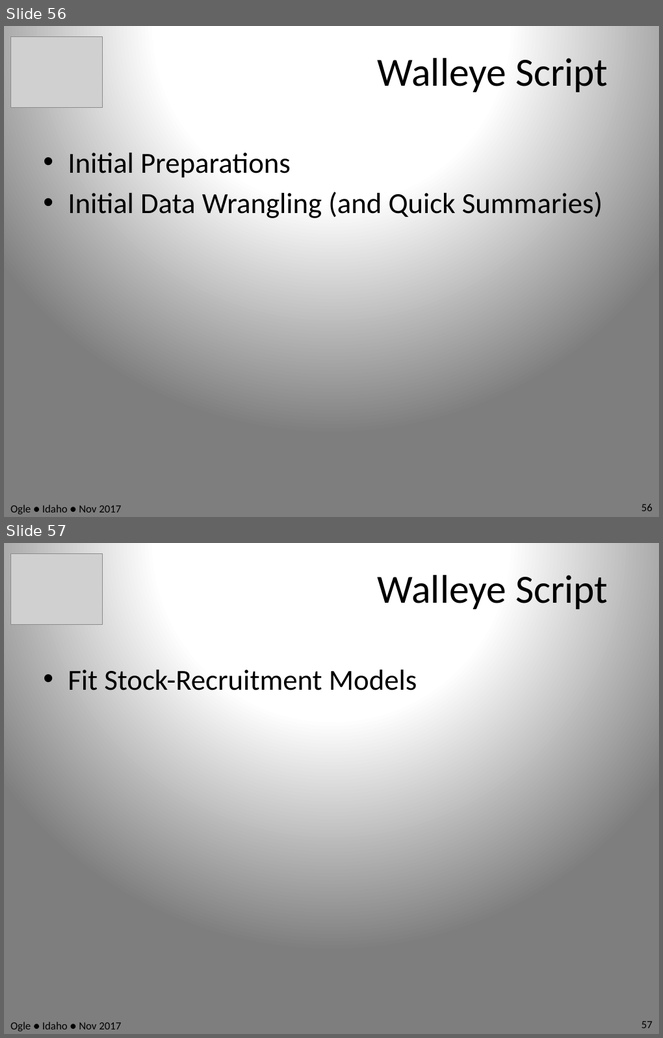
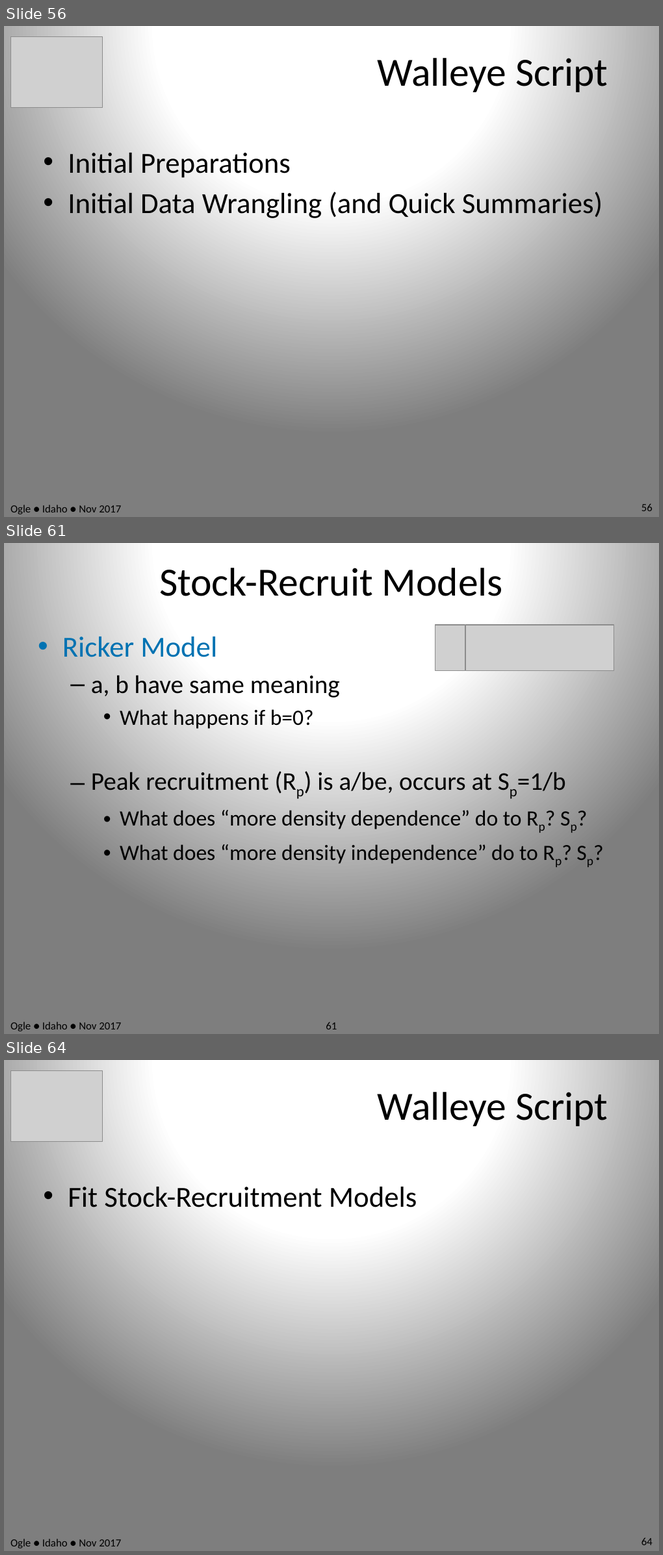
Before and after one commit to droglenc/RcourseIdaho2017, a slide deck: Slides.pptx. Shown one above the other, each under a label of ours: slides 56 and 57 before the commit, slides 56, 61 and 64 after it; the slides between them are not shown. The pictures are 663x1038 and 663x1555 pixels, drawn with LibreOffice and Linux fonts; fonts in the diff are those of the drawing; grey boxes stand for pictures. Boxes give left, top, right and bottom in pixels: in the first picture for what was removed or moved away, otherwise in the second. Text is boxed around its words. In the diff, an @@ line names an element or a change of style, - is before the commit and + after.

```diff
--- a/Slides.pptx
+++ b/Slides.pptx
@@ slide 61 added at [4,543,659,1034], background gradient #FEFEFE to #FFFFFF to #7F7F7F @@
@@ title added at [159,568,503,596], 44 pt, text #000000 @@
+Stock-Recruit Models
@@ text added at [62,637,566,864], 24 pt, text #000000 @@
+• Ricker Model
+  – a, b have same meaning
+    • What happens if b=0?
+  – Peak recruitment (Rp) is a/be, occurs at Sp=1/b
+    • What does “more density dependence” do to Rp? Sp?
+    • What does “more density independence” do to Rp? Sp?
@@ picture added at [435,625,466,671] @@
@@ picture added at [466,625,614,671] @@
@@ text added at [10,1022,121,1032], 12 pt, text #000000 @@
+Ogle ● Idaho ● Nov 2017
@@ page number added at [326,1023,337,1030], 12 pt, text #000000 @@
+61
@@ what was slide 57 is now slide 64 @@
@@ page number at [642,1538,653,1546]: text changed @@
-57
+64
```
Also in this commit, not shown: 26 slides changed, 10 other slides added, 4 other files.
